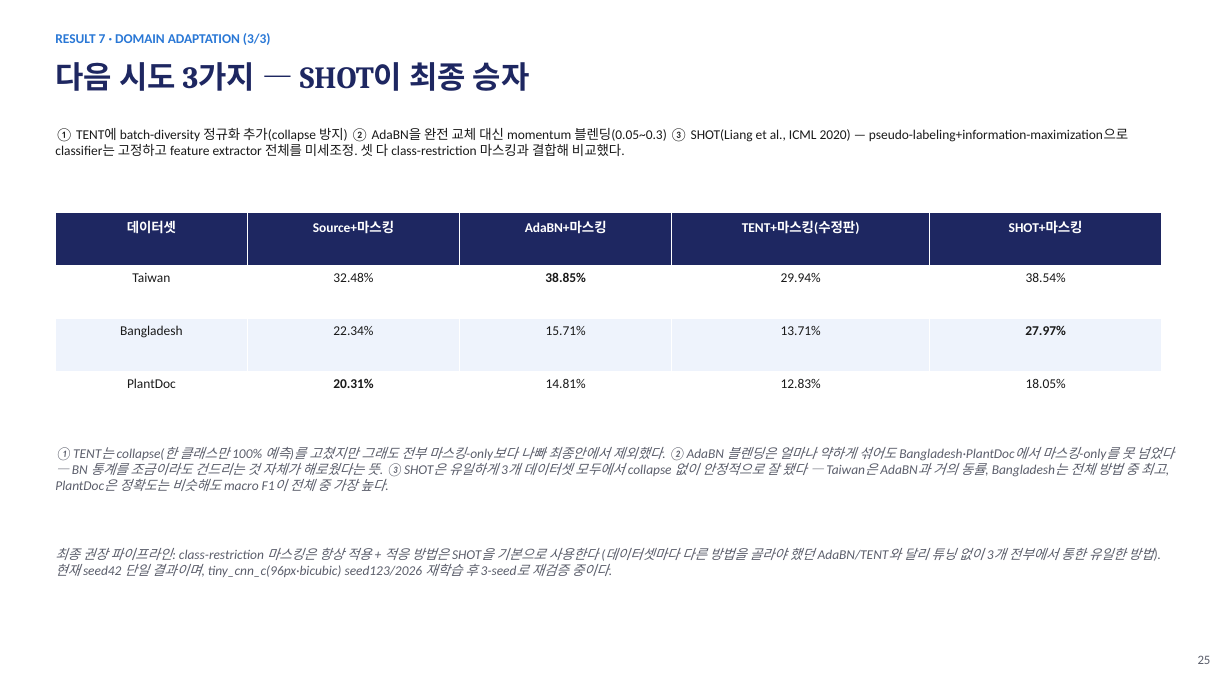
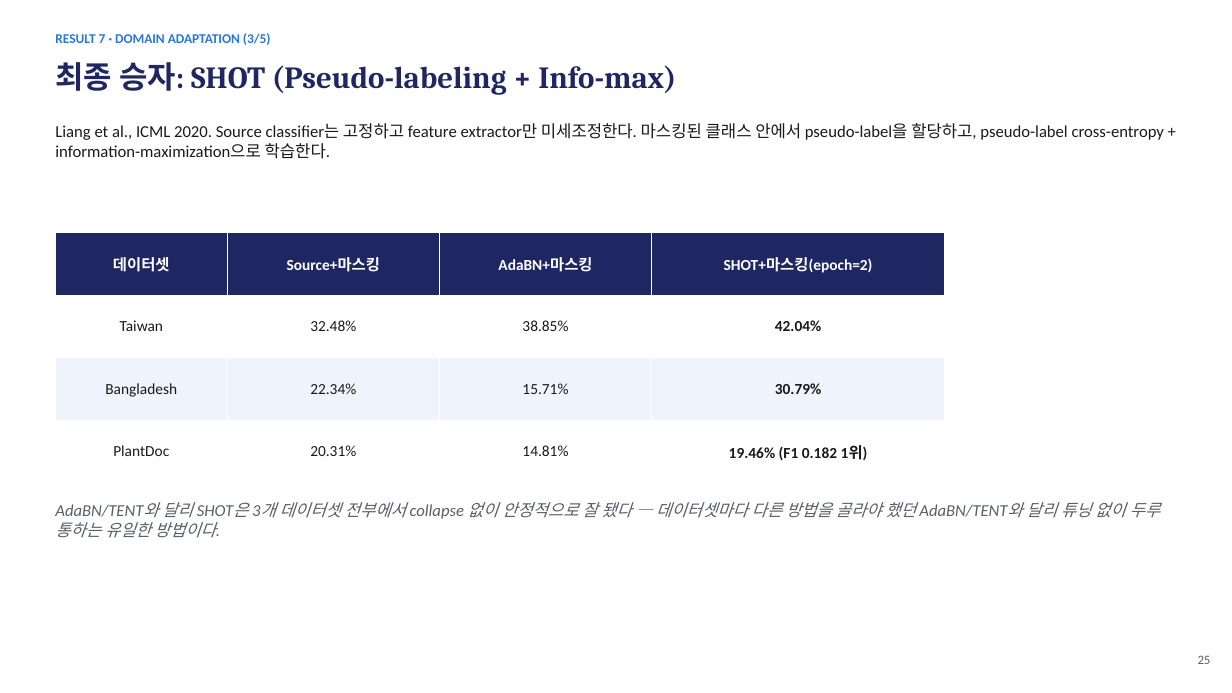
Before and after one commit to sara0813/tomato-disease-v2, a slide deck: slide 26 of docs/CNN_토마토_병해분류_V2_진행보고.pptx. Drawn at 1232x693 pixels with LibreOffice and Linux fonts; fonts in the diff are those of the drawing. Boxes give left, top, right and bottom in pixels: in the first picture for what was removed or moved away, otherwise in the second. Text is boxed around its words. In the diff, an @@ line names an element or a change of style, - is before the commit and + after.

```diff
--- a/docs/CNN_토마토_병해분류_V2_진행보고.pptx
+++ b/docs/CNN_토마토_병해분류_V2_진행보고.pptx
@@ text at <box>55,33,271,45</box>: text changed @@
-RESULT 7 · DOMAIN ADAPTATION (3/3)
+RESULT 7 · DOMAIN ADAPTATION (3/5)
@@ text at <box>55,62,676,95</box>: text changed @@
-다음 시도 3가지 — SHOT이 최종 승자
+최종 승자: SHOT (Pseudo-labeling + Info-max)
@@ text at <box>55,123,1164,159</box>: text changed; size 10.5 to 13 pt @@
-① TENT에 batch-diversity 정규화 추가(collapse 방지) ② AdaBN을 완전 교체 대신 momentum 블렌딩(0.05~0.3) ③ SHOT(Liang et al., ICML 2020) — pseudo-labeling+information-maximization으로 classifier는 고정하고 feature extractor 전체를 미세조정. 셋 다 class-restriction 마스킹과 결합해 비교했다.
+Liang et al., ICML 2020. Source classifier는 고정하고 feature extractor만 미세조정한다. 마스킹된 클래스 안에서 pseudo-label을 할당하고, pseudo-label cross-entropy + information-maximization으로 학습한다.
@@ table at <box>55,233,945,483</box> @@
-column 4: TENT+마스킹(수정판) | 29.94% | 13.71% | 12.83%
-column 5: SHOT+마스킹 | 38.54% | 27.97% | 18.05%
+column 4: SHOT+마스킹(epoch=2) | 42.04% | 30.79% | 19.46% (F1 0.182 1위)
@@ table: place and size @@
-table at <box>55,213,1164,425</box>
+table at <box>55,233,945,483</box>
@@ text at <box>55,502,1161,538</box>: text changed; size 10.5 to 13 pt @@
-①TENT는 collapse(한 클래스만 100% 예측)를 고쳤지만 그래도 전부 마스킹-only보다 나빠 최종안에서 제외했다. ②AdaBN 블렌딩은 얼마나 약하게 섞어도 Bangladesh·PlantDoc에서 마스킹-only를 못 넘었다 — BN 통계를 조금이라도 건드리는 것 자체가 해로웠다는 뜻. ③SHOT은 유일하게 3개 데이터셋 모두에서 collapse 없이 안정적으로 잘 됐다 — Taiwan은 AdaBN과 거의 동률, Bangladesh는 전체 방법 중 최고, PlantDoc은 정확도는 비슷해도 macro F1이 전체 중 가장 높다.
+AdaBN/TENT와 달리 SHOT은 3개 데이터셋 전부에서 collapse 없이 안정적으로 잘 됐다 — 데이터셋마다 다른 방법을 골라야 했던 AdaBN/TENT와 달리 튜닝 없이 두루 통하는 유일한 방법이다.
@@ text removed at <box>55,548,1154,577</box> @@
-최종 권장 파이프라인: class-restriction 마스킹은 항상 적용 + 적응 방법은 SHOT을 기본으로 사용한다 (데이터셋마다 다른 방법을 골라야 했던 AdaBN/TENT와 달리 튜닝 없이 3개 전부에서 통한 유일한 방법). 현재 seed42 단일 결과이며, tiny_cnn_c(96px·bicubic) seed123/2026 재학습 후 3-seed로 재검증 중이다.
```
Also in this commit, not shown: 4 other slides changed, 2 slides added.
